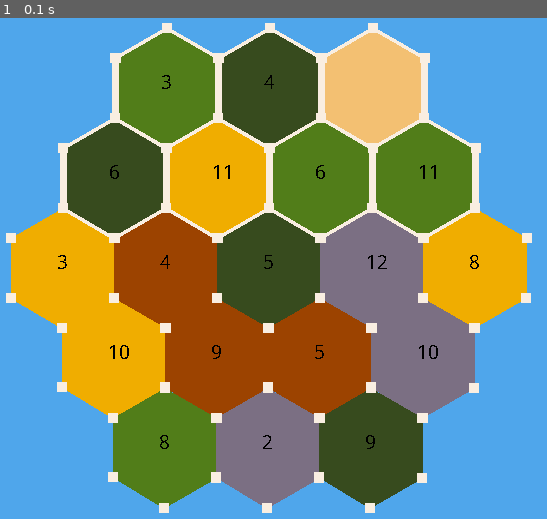
Above: before the commit, frame 1.
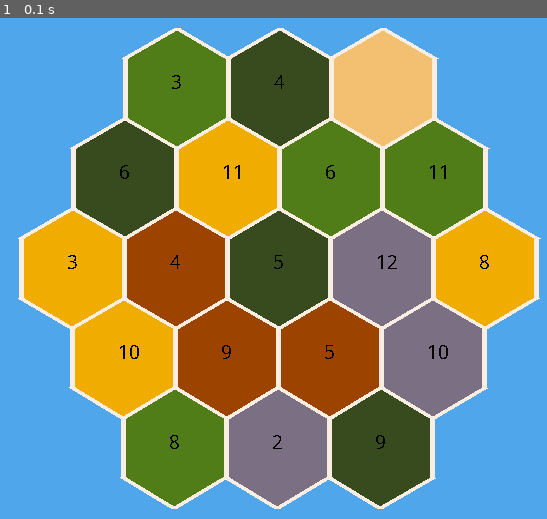
Above: after the commit, the same moment.

Repository: nathan-cain15/pygame-catan
Game: pygame game, started from testing.py
The game is run twice, just before and just after one commit, with the same random seed, the same clock (stepped at 60 frames per second) and the same inputs.
Inputs:
- Up to frame 1 (0.1 s): no input

The runs differ from the first frame. In frame 1, 15% of the frame differs, in the area x 1-99%, y 0-99%.

Commit message:
making the tiles, vertices, and edges clickable

Diff:
--- a/classes.py
+++ b/classes.py
@@ -3,18 +3,18 @@
 import random
 
 class Tile:
-    def __init__(self, color, x, y, number):
+    def __init__(self, color, x, y, number, points):
         self.color = color
         self.x = x
         self.y = y
         self.number = number
+        self.points = points
 
-    def draw(self, surface, color, tiltAngle, x, y, radius):
+    def draw(self, surface, color):
         pts = []
-        for i in range(6):
-            x = x + radius * math.cos(tiltAngle + math.pi * 2 * i / 6)
-            y = y + radius * math.sin(tiltAngle + math.pi * 2 * i / 6)
-            pts.append([int(x), int(y)])
+        for i in self.points:
+            pts.append(i)
+
         pygame.draw.polygon(surface, color, pts)
 
     def getThePoints(self, surface, color, tiltAngle, x, y, radius):
@@ -24,8 +24,45 @@
             y = y + radius * math.sin(tiltAngle + math.pi * 2 * i / 6)
             pts.append([int(x), int(y)])
         return pts
+    def getCenter(self, sidelength):
+        pointX = self.points[1][0]
+        pointY = self.points[0][1] + int(sidelength/2)
+        return [pointX, pointY]
+
 
 class Vertice:
-    def __init__(self, x, y):
+    def __init__(self, x, y, width, height):
         self.x = x
         self.y = y
+        self.width = width
+        self.height = height
+
+    def draw(self, surface, color):
+        pygame.draw.rect(surface, color, (self.x - (self.width / 2), self.y - (self.height / 2), self.width, self.height))
+
+    def pressed(self, mouse, click):
+        if (self.x - (self.width / 2) <= mouse[0] and mouse[0] <= self.x - (self.width / 2) + self.width) and (self.y - (self.height / 2) <= mouse[1] and mouse[1] <= self.y - (self.height / 2) + self.height) and click[0] == True:
+            return True
+
+
+class Edge:
+    def __init__(self, x1, y1, x2, y2):
+        self.x1 = x1
+        self.y1 = y1
+        self.x2 = x2
+        self.y2 = y2
+    def pressed(self, mouse, click):
+        if self.x1 <= self.x2:
+            x1 = self.x1
+            x2 = self.x2
+        else:
+            x1 = self.x2
+            x2 = self.x1
+        if self.y1 <= self.y2:
+            y1 = self.y1
+            y2 = self.y2
+        else:
+            y1 = self.y2
+            y2 = self.y1
+        if (x1-3 <= mouse[0] and mouse[0] <= x2+3 ) and (y1 <= mouse[1] and mouse[1] <= y2) and click[0] == True:
+            return True
--- a/testing.py
+++ b/testing.py
@@ -1,6 +1,9 @@
 import math
+import random
+
 import pygame
-import random
+
+from classes import Edge
 from classes import Tile
 from classes import Vertice
 
@@ -15,6 +18,7 @@
 grey = (123, 111, 131)
 tan = (243, 192, 114)
 white = (249, 238, 225)
+black = (0, 0, 0)
 
 
 def getPoints(tiltAngle, x, y, radius):
@@ -69,105 +73,122 @@
     return tiles
 
 
-def makeMap(x, y, sideLength):
+def makeTiles(x, y, sideLength):
     tiles = []
     tile = [x, y]
-    vertices = []
-    edges = []
+    tilePoints = []
     num = 0
     for i in range(5):
         tiles.append(tile)
         points = getPoints(11, tile[0], tile[1], sideLength)
-        for point in points:
+        tilePoints.append(points)
+        tile = points[3]
+        num += 1
+
+    points = getPoints(11, tiles[0][0], tiles[0][1], sideLength)
+    tile = [points[4][0], points[4][1] + sideLength]
+    del tiles[0:2]
+    del tilePoints[0:2]
+
+    for i in range(5):
+        tiles.append(tile)
+        points = getPoints(11, tile[0], tile[1], sideLength)
+        tilePoints.append(points)
+        tile = points[3]
+        num += 1
+
+    points = getPoints(11, tiles[3][0], tiles[3][1], sideLength)
+    tile = [points[4][0], points[4][1] + sideLength]
+    tiles.remove(tiles[3])
+    tilePoints.remove(tilePoints[3])
+
+    for i in range(5):
+        tiles.append(tile)
+        points = getPoints(11, tile[0], tile[1], sideLength)
+        tilePoints.append(points)
+        tile = points[3]
+
+    points = getPoints(11, tiles[7][0], tiles[7][1], sideLength)
+    tile = [points[4][0], points[4][1] + sideLength]
+
+    for i in range(4):
+        tiles.append(tile)
+        points = getPoints(11, tile[0], tile[1], sideLength)
+        tilePoints.append(points)
+        tile = points[3]
+
+    points = getPoints(11, tiles[12][0], tiles[12][1], sideLength)
+    tile = [points[4][0], points[4][1] + sideLength]
+    for i in range(3):
+        tiles.append(tile)
+        points = getPoints(11, tile[0], tile[1], sideLength)
+        tilePoints.append(points)
+        tile = points[3]
+
+    colors = randomColors(4, 4, 3, 4, 3, 1)
+    tilesList = []
+
+    number = 0
+    for tile in tiles:
+        tilesList.append(Tile(colors[number], tile[0], tile[1], 1, tilePoints[number]))
+        number += 1
+    tilesList = generateNumbers(tilesList)
+
+    return tilesList
+
+def makeVertices(tiles, width, height):
+    points = []
+    for tile in tiles:
+        for point in tile.points:
+            if point not in points:
+                points.append(point)
+    for pnt in points:
+        for tile in tiles:
+            for point in tile.points:
+                if point != pnt and (point[0] >= pnt[0] - 5 and point[0] <= pnt[0] + 5) and (point[1] >= pnt[1] - 5 and point[1] <= pnt[1] + 5):
+                    tile.points[tile.points.index(point)] = pnt
+    vertices = []
+    for tile in tiles:
+        for point in tile.points:
             if point not in vertices:
                 vertices.append(point)
-        if num >= 2:
-            if [points[5], points[0]] not in edges:
-                edges.append([points[5], points[0]])
-            for j in range(5):
-                if [points[j], points[j+1]] not in edges:
-                    edges.append([points[j], points[j+1]])
-
-        tile = points[3]
-        num += 1
-
-    points = getPoints(11, tiles[0][0], tiles[0][1], sideLength)
-    tile = [points[4][0], points[4][1] + sideLength]
-    del tiles[0:2]
-    del vertices[0:8]
-    num = 0
-    for i in range(5):
-        tiles.append(tile)
-        points = getPoints(11, tile[0], tile[1], sideLength)
-        for point in points:
-            if point not in vertices:
-                vertices.append(point)
-        if num >= 1:
-            if [points[5], points[0]] not in edges:
-                edges.append([points[5], points[0]])
-            for j in range(5):
-                if [points[j], points[j+1]] not in edges:
-                    edges.append([points[j], points[j+1]])
-
-        tile = points[3]
-        num += 1
-    points = getPoints(11, tiles[3][0], tiles[3][1], sideLength)
-    tile = [points[4][0], points[4][1] + sideLength]
-    tiles.remove(tiles[3])
-    del vertices[17:24]
-    for i in range(5):
-        tiles.append(tile)
-        points = getPoints(11, tile[0], tile[1], sideLength)
-        for point in points:
-            if point not in vertices:
-                vertices.append(point)
-        tile = points[3]
-
-    points = getPoints(11, tiles[7][0], tiles[7][1], sideLength)
-    tile = [points[4][0], points[4][1] + sideLength]
-    for i in range(4):
-        tiles.append(tile)
-        points = getPoints(11, tile[0], tile[1], sideLength)
-        for point in points:
-            if point not in vertices:
-                vertices.append(point)
-        tile = points[3]
-
-    points = getPoints(11, tiles[12][0], tiles[12][1], sideLength)
-    tile = [points[4][0], points[4][1] + sideLength]
-    for i in range(3):
-        tiles.append(tile)
-
-        points = getPoints(11, tile[0], tile[1], sideLength)
-        for point in points:
-            if point not in vertices:
-                vertices.append(point)
-        tile = points[3]
-
-    colors = randomColors(4, 4, 3, 4, 3, 1)
-    tilesList = []
     verticeList = []
-    number = 0
-    for tile in tiles:
-        tilesList.append(Tile(colors[number], tile[0], tile[1], 1))
-        number += 1
-    tilesList = generateNumbers(tilesList)
-    print(edges)
-    for i in vertices:
-        verticeList.append(Vertice(i[0], i[1]))
-    return tilesList, verticeList, edges
+    for vertice in vertices:
+        verticeList.append(Vertice(vertice[0], vertice[1], width, height))
+    return verticeList
+
+def makeEdges(tiles):
+    edges = []
+    for tile in tiles:
+        if [tile.points[5], tile.points[0]] and [tile.points[0], tile.points[5]] not in edges:
+            edges.append([tile.points[5], tile.points[0]])
+        num = 0
+        for i in range(5):
+            if [tile.points[i], tile.points[i+1]] and [tile.points[i+1], tile.points[i]] not in edges:
+                edges.append([tile.points[i], tile.points[i+1]])
+    edgeList = []
+    for edge in edges:
+        edgeList.append(Edge(edge[0][0], edge[0][1], edge[1][0], edge[1][1]))
+    return edgeList
+
 
 def drawTiles(tiles, sideLength):
     for i in tiles:
-        i.draw(root, i.color, 11, i.x, i.y, sideLength)
+        i.draw(root, i.color)
 
 def drawVertices(vertices):
     for i in vertices:
-        pygame.draw.rect(root, white, (i.x-5, i.y-5, 10, 10))
+        i.draw(root, white)
 
 def drawEdges(edges):
     for edge in edges:
-        pygame.draw.polygon(root, white, ((edge[0][0] - 3, edge[0][1]),  (edge[1][0] - 3, edge[1][1]), (edge[1][0] + 3, edge[1][1]), (edge[0][0] + 3, edge[0][1])))
+            if edge.x1 - 1 == edge.x2:
+                edge.x1 = edge.x2
+    for edge in edges:
+        if edge.x1 == edge.x2:
+            pygame.draw.polygon(root, white, ((edge.x1 - 2, edge.y1),  (edge.x2 - 2, edge.y2), (edge.x2 + 2, edge.y2), (edge.x1 + 2, edge.y1)))
+        else:
+            pygame.draw.polygon(root, white, ((edge.x1 - 3, edge.y1),  (edge.x2 - 3, edge.y2), (edge.x2 + 3, edge.y2), (edge.x1 + 3, edge.y1)))
 
 def drawNumbers(tiles, sidelength):
     diagonal = math.sqrt(3) * sidelength
@@ -178,6 +199,35 @@
         num = str(tile.number)
         textsurface = myfont.render(num, False, (0, 0, 0))
         root.blit(textsurface, (tile.x + (diagonal/2 - 5), tile.y - sidelength + 10))
+
+def verticesPressed(vertices, mouse, click):
+    for i in vertices:
+        clicked = i.pressed(mouse, click)
+        if clicked:
+            print("yes")
+
+def edgesPressed(edges, mouse, click):
+    for i in edges:
+        clicked = i.pressed(mouse, click)
+        if clicked:
+            print("yes")
+
+def tilePressed(tiles, mouse, click):
+    centers = []
+    for i in tiles:
+        centers.append(i.getCenter(60))
+    if click[0] == True:
+        shortestDistance = 1000
+        for center in centers:
+            distanceX = abs(center[0] - mouse[0])
+            distanceY = abs(center[1] - mouse[1])
+            distance = math.sqrt(distanceX**2 + distanceY**2)
+            if distance < shortestDistance:
+                shortestDistance = distance
+                tile = tiles[centers.index(center)]
+        print(tile.color)
+
+
 
 
 
@@ -193,12 +243,19 @@
 
     sideLength = 60
     if first == True:
-        tiles, vertices, edges = makeMap(50, 100, sideLength)
+        tiles = makeTiles(60, 100, sideLength)
+        vertices = makeVertices(tiles, 10, 10)
+        edges = makeEdges(tiles)
         first = False
+
     drawTiles(tiles, sideLength)
     drawNumbers(tiles, sideLength)
-    drawVertices(vertices)
+    #drawVertices(vertices)
     drawEdges(edges)
 
-
+    mouse = pygame.mouse.get_pos()
+    click = pygame.mouse.get_pressed()
+
+    #edgesPressed(edges, mouse, click)
+    tilePressed(tiles, mouse, click)
     pygame.display.flip()
